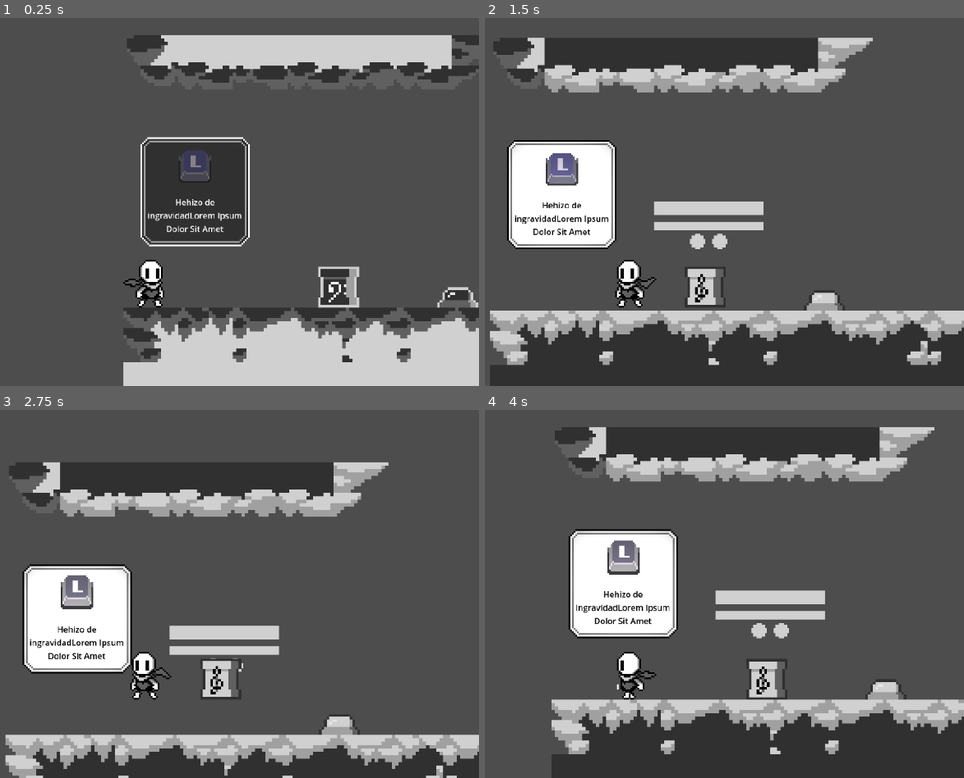
Above: before the commit, frames 1-4 (two rows, left to right).
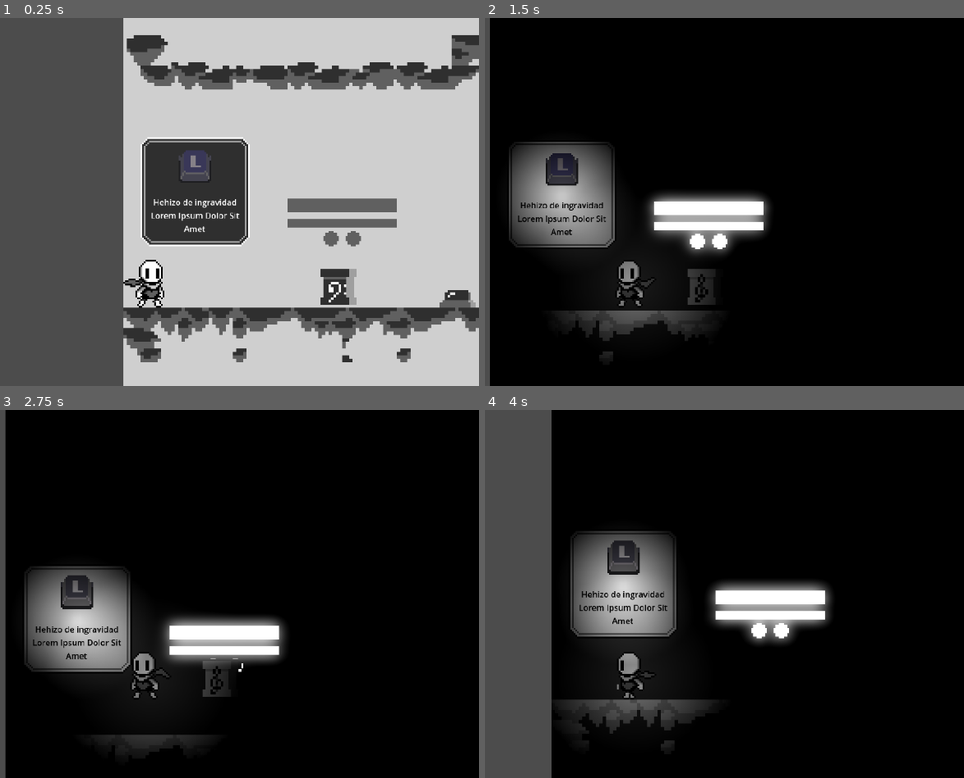
Above: after the commit, the same moments.

Repository: R2d2cruz/4d4hGame
Game: Godot game, scene res://scenes/worlds/mundo.tscn
Same seed, same stepped clock (60 frames per second), same inputs: the game is played once before the commit and once after it.
Inputs:
- Up to frame 1 (0.25 s): no input
- Up to frame 2 (1.5 s): tap Enter (ui_accept) at 0.5, 0.77 s; hold Right (right) 0.53-1.28 s; tap K (toggle_world) at 0.6 s; hold A (left) from 1.28 s (still down); tap L (gravity_world) at 1.35 s
- Up to frame 3 (2.75 s): tap Enter (ui_accept) at 1.52 s; tap K (toggle_world) at 1.55, 2.1 s; release A (left) at 2.03 s; hold Right (right) from 2.03 s (still down)
- Up to frame 4 (4 s): tap K (toggle_world) at 2.85, 3.8 s; tap Enter (ui_accept) at 3.02, 3.77 s; release Right (right) at 3.53 s; hold A (left) from 3.53 s (still down); tap L (gravity_world) at 3.6 s

The runs differ from the first frame. In frame 1, 40% of the frame differs, in the area x 25-100%, y 0-94%; in frame 2, 98%; in frame 3, 98%, in the area x 1-100%, y 0-100%; in frame 4, 85%.

Commit message:
create lights effects

Diff:
--- /dev/null
+++ b/4d4h/Scripts/Shaders/platformInvertible.gdshader
@@ -0,0 +1,12 @@
+shader_type canvas_item;
+
+render_mode unshaded;
+
+uniform vec4 glow_color : source_color = vec4(2.0, 2.0, 2.0, 1.0); // Super brillante
+
+void fragment() {
+    vec4 tex_color = texture(TEXTURE, UV);
+
+    // Aplicamos color multiplicado por la textura base
+    COLOR = tex_color * glow_color;
+}
--- /dev/null
+++ b/4d4h/Scripts/mundo.gd
@@ -0,0 +1,16 @@
+extends Node2D
+
+@onready var directionalLight := $DirectionalLight2D
+@onready var backGround : = $Background
+
+# Called when the node enters the scene tree for the first time.
+func _ready() -> void:
+	directionalLight.enabled = false
+
+func on_invert(state: bool):
+	directionalLight.enabled = state
+	backGround.color = Color8(48, 48, 48) if state else Color8(180, 180, 180)
+
+# Called every frame. 'delta' is the elapsed time since the previous frame.
+func _process(delta: float) -> void:
+	pass
--- a/4d4h/Scripts/platform_invertible.gd
+++ b/4d4h/Scripts/platform_invertible.gd
@@ -2,24 +2,43 @@
 
 @onready var sprite2D = $Sprite2D
 @onready var collisionShape2D := $CollisionShape2D
-@export var appears_when_inverted := false
+@onready var pointLight2D := $PointLight2D
+
+@export var when_appers := 0 #0 ambos, 1 normal, 2 invertido
 @export var frame := 0
+
+var active := true
+var frames:= {
+	0: 2,
+	1: 3,
+	6: 10,
+	7: 11,
+	8: 12,
+	9: 13,
+	14: 15,
+}
 
 # Called when the node enters the scene tree for the first time.
 func _ready() -> void:
 	add_to_group("reacts_to_inversion")
+	if frame in frames.values():
+		frame = get_key_by_value(frame)
 	sprite2D.frame = frame
-	sprite2D.visible = !appears_when_inverted
-	collisionShape2D.disabled = appears_when_inverted
+	active = when_appers != 2
+	sprite2D.visible = active
+	collisionShape2D.disabled = not active
+	pointLight2D.enabled = false
 
 # Called every frame. 'delta' is the elapsed time since the previous frame.
 func on_invert(state: bool):
-	visible = state == appears_when_inverted
-	collisionShape2D.disabled = not visible
-	sprite2D.visible = visible
+	active = state == (when_appers == 2) or (when_appers == 0)
+	sprite2D.visible = active
+	collisionShape2D.disabled = not active
+	sprite2D.frame = frames[frame] if state else frame
+	pointLight2D.enabled = state and (not when_appers != 1)
 
-func get_key_by_value(dict: Dictionary, value: int) -> int:
-	for k in dict.keys():
-		if dict[k] == value:
+func get_key_by_value(value: int) -> int:
+	for k in frames.keys():
+		if frames[k] == value:
 			return k
 	return -1
--- a/4d4h/Scripts/player.gd
+++ b/4d4h/Scripts/player.gd
@@ -10,16 +10,22 @@
 @onready var sprite := $Sprite2D
 @onready var animationPlayer := $AnimationPlayer
 @onready var detectarCaja : RayCast2D = $DetectarCaja
+@onready var light : PointLight2D = $PointLight2D
 
 var timerEyes : float = 0;
 var playing_idle2 := false
 var gravity_enabled := true
 var last_pushable : Node = null
+var levelUnfinished := true
 
 
 func _ready():
-	pass
 	#add_to_group("reacts_gravity")
+	add_to_group("reacts_to_inversion")
+	light.enabled = false
+
+func on_invert(state: bool):
+	light.enabled = state
 
 func on_ungravited(state: bool):
 	print("player gravity")
@@ -85,4 +91,7 @@
 		if friction:
 			velocity.x = lerp(velocity.x, 0.0, 0.5)
 
-	move_and_slide()
+	if levelUnfinished:
+		move_and_slide()
+	else:
+		animationPlayer.play("Idle")
--- a/4d4h/project.godot
+++ b/4d4h/project.godot
@@ -53,3 +53,4 @@
 textures/canvas_textures/default_texture_filter=0
 renderer/rendering_method="gl_compatibility"
 renderer/rendering_method.mobile="gl_compatibility"
+viewport/hdr_2d=true
--- a/4d4h/scenes/entities/player.tscn
+++ b/4d4h/scenes/entities/player.tscn
@@ -1,7 +1,8 @@
-[gd_scene load_steps=9 format=3 uid="uid://dqhcp5hs40cqs"]
+[gd_scene load_steps=10 format=3 uid="uid://dqhcp5hs40cqs"]
 
 [ext_resource type="Script" uid="uid://4ycclfyf2j3p" path="res://Scripts/player.gd" id="1_g2els"]
 [ext_resource type="Texture2D" uid="uid://b0jfvrvpqe8al" path="res://Assets/player-sprite.png" id="2_08t41"]
+[ext_resource type="Texture2D" uid="uid://4umy6sejkgu2" path="res://Assets/32x32/32x32 textures (52).png" id="3_1ie0h"]
 
 [sub_resource type="CapsuleShape2D" id="CapsuleShape2D_3vyb7"]
 radius = 8.0
@@ -97,3 +98,8 @@
 libraries = {
 &"": SubResource("AnimationLibrary_qhqgy")
 }
+
+[node name="PointLight2D" type="PointLight2D" parent="."]
+scale = Vector2(4, 4)
+energy = 0.6
+texture = ExtResource("3_1ie0h")
--- a/4d4h/scenes/objects/boton.tscn
+++ b/4d4h/scenes/objects/boton.tscn
@@ -4,7 +4,6 @@
 [ext_resource type="Script" uid="uid://cxdeogomnvp4m" path="res://Scripts/boton.gd" id="1_wd1rm"]
 
 [node name="RigidBody2D" type="StaticBody2D"]
-show_behind_parent = true
 script = ExtResource("1_wd1rm")
 
 [node name="Sprite2D" type="Sprite2D" parent="."]
--- a/4d4h/scenes/objects/platformInvertible.tscn
+++ b/4d4h/scenes/objects/platformInvertible.tscn
@@ -1,7 +1,18 @@
-[gd_scene load_steps=4 format=3 uid="uid://b13dyu7j55hp6"]
+[gd_scene load_steps=8 format=3 uid="uid://b13dyu7j55hp6"]
 
 [ext_resource type="Script" uid="uid://mw7jdynagr2s" path="res://Scripts/platform_invertible.gd" id="1_ttl47"]
 [ext_resource type="Texture2D" uid="uid://42f56pvhmshj" path="res://Assets/platform_sprites.png" id="1_vfhqy"]
+[ext_resource type="Shader" uid="uid://54b0xu5uxqjr" path="res://Scripts/Shaders/platformInvertible.gdshader" id="2_spm6j"]
+[ext_resource type="Texture2D" uid="uid://d06voc3xgygq5" path="res://Assets/32x32/32x32 textures (20).png" id="3_jfxj3"]
+
+[sub_resource type="ShaderMaterial" id="ShaderMaterial_37a4u"]
+shader = ExtResource("2_spm6j")
+shader_parameter/glow_color = Color(2, 2, 2, 1)
+
+[sub_resource type="Environment" id="Environment_jfxj3"]
+background_mode = 3
+glow_enabled = true
+glow_intensity = 3.33
 
 [sub_resource type="RectangleShape2D" id="RectangleShape2D_ttl47"]
 size = Vector2(32, 8)
@@ -10,9 +21,19 @@
 script = ExtResource("1_ttl47")
 
 [node name="Sprite2D" type="Sprite2D" parent="."]
+modulate = Color(3, 3, 3, 1)
+material = SubResource("ShaderMaterial_37a4u")
 texture = ExtResource("1_vfhqy")
 hframes = 16
+
+[node name="WorldEnvironment" type="WorldEnvironment" parent="."]
+environment = SubResource("Environment_jfxj3")
 
 [node name="CollisionShape2D" type="CollisionShape2D" parent="."]
 position = Vector2(0, -12)
 shape = SubResource("RectangleShape2D_ttl47")
+
+[node name="PointLight2D" type="PointLight2D" parent="."]
+scale = Vector2(4, 4)
+energy = 1.1
+texture = ExtResource("3_jfxj3")
--- a/4d4h/scenes/worlds/mundo.tscn
+++ b/4d4h/scenes/worlds/mundo.tscn
@@ -1,7 +1,8 @@
-[gd_scene load_steps=19 format=4 uid="uid://ccavxypeubenl"]
+[gd_scene load_steps=20 format=4 uid="uid://ccavxypeubenl"]
 
 [ext_resource type="Texture2D" uid="uid://da4chfw72dwj4" path="res://Assets/Rocky Roads/Tilesets/tileset_desert.png" id="1_drc3c"]
 [ext_resource type="Texture2D" uid="uid://h8tv2dvmhgrg" path="res://Assets/tileset_base_cave.png" id="1_prk2b"]
+[ext_resource type="Script" uid="uid://br2ia0ah7h4go" path="res://Scripts/mundo.gd" id="1_uqt1o"]
 [ext_resource type="Texture2D" uid="uid://bj32eoe4kgt4v" path="res://Assets/Rocky Roads/Tilesets/tileset_snow.png" id="2_b82al"]
 [ext_resource type="Script" uid="uid://8p0thfntyo2a" path="res://Scripts/tile_mapController.gd" id="3_wwc5f"]
 [ext_resource type="Texture2D" uid="uid://bxb7y50l7h27a" path="res://Assets/tileset_inverted_cave.png" id="4_djcqd"]
@@ -44,7 +45,6 @@
 2:3/0 = 0
 2:3/0/physics_layer_0/polygon_0/points = PackedVector2Array(-8, -8, 8, -8, 8, 8, -8, 8)
 3:3/0 = 0
-3:3/0/physics_layer_0/polygon_0/points = PackedVector2Array(-8, -8, 8, -8, 8, 8, -8, 8)
 4:3/0 = 0
 4:3/0/physics_layer_0/polygon_0/points = PackedVector2Array(-8, -8, 8, -8, 8, 8, -8, 8)
 5:3/0 = 0
@@ -232,7 +232,6 @@
 2:3/0 = 0
 2:3/0/physics_layer_0/polygon_0/points = PackedVector2Array(-8, -8, 8, -8, 8, 8, -8, 8)
 3:3/0 = 0
-3:3/0/physics_layer_0/polygon_0/points = PackedVector2Array(-8, -8, 8, -8, 8, 8, -8, 8)
 4:3/0 = 0
 4:3/0/physics_layer_0/polygon_0/points = PackedVector2Array(-8, -8, 8, -8, 8, 8, -8, 8)
 5:3/0 = 0
@@ -242,6 +241,7 @@
 8:3/0 = 0
 8:3/0/physics_layer_0/polygon_0/points = PackedVector2Array(-8, -8, 8, -8, 8, 8, -8, 8)
 9:3/0 = 0
+9:3/0/physics_layer_0/polygon_0/points = PackedVector2Array(-8, -8, 8, -8, 8, 8, -8, 8)
 10:3/0 = 0
 10:3/0/physics_layer_0/polygon_0/points = PackedVector2Array(-8, -8, 8, -8, 8, 8, -8, 8)
 11:3/0 = 0
@@ -287,10 +287,10 @@
 [sub_resource type="RectangleShape2D" id="RectangleShape2D_djcqd"]
 size = Vector2(32, 64)
 
-[node name="Mundo" type="Node2D"]
+[node name="Mundo" type="Node2D" groups=["reacts_to_inversion"]]
+script = ExtResource("1_uqt1o")
 
 [node name="Map" type="TileMapLayer" parent="."]
-show_behind_parent = true
 scale = Vector2(2, 2)
 tile_map_data = PackedByteArray("AAAAAP//AAACAAEAAAABAP//AAADAAEAAAACAP//AAALAAMAAAADAP//AAAKAAMAAAAEAP//AAAIAAMAAAAFAP …(496 unchanged characters)…
 tile_set = SubResource("TileSet_0vka0")
@@ -309,12 +309,10 @@
 
 [node name="platform1" parent="." instance=ExtResource("6_djcqd")]
 position = Vector2(112, -80)
-appears_when_inverted = true
 frame = 2
 
 [node name="platform2" parent="." instance=ExtResource("6_djcqd")]
 position = Vector2(144, -80)
-appears_when_inverted = true
 frame = 3
 
 [node name="box" parent="." instance=ExtResource("7_b82al")]
@@ -326,13 +324,22 @@
 [node name="key" parent="." instance=ExtResource("11_djcqd")]
 position = Vector2(42, -116)
 keyChar = "L"
-text = "Hehizo de ingravidadLorem Ipsum Dolor Sit Amet"
+text = "Hehizo de ingravidad\\nLorem Ipsum Dolor Sit Amet"
 
 [node name="Meta" type="Area2D" parent="."]
 script = ExtResource("12_4jhy8")
 
 [node name="CollisionShape2D" type="CollisionShape2D" parent="Meta"]
-position = Vector2(306, -64)
+position = Vector2(320, -65)
 shape = SubResource("RectangleShape2D_djcqd")
 
+[node name="DirectionalLight2D" type="DirectionalLight2D" parent="."]
+blend_mode = 1
+
+[node name="Background" type="ColorRect" parent="."]
+show_behind_parent = true
+offset_top = -230.0
+offset_right = 578.0
+color = Color(0.815686, 0.815686, 0.815686, 1)
+
 [connection signal="body_entered" from="Meta" to="Meta" method="_on_body_entered"]
Not shown, added: 4d4h/Scripts/Shaders/platformInvertible.gdshader.uid
Not shown, added: 4d4h/Scripts/mundo.gd.uid
